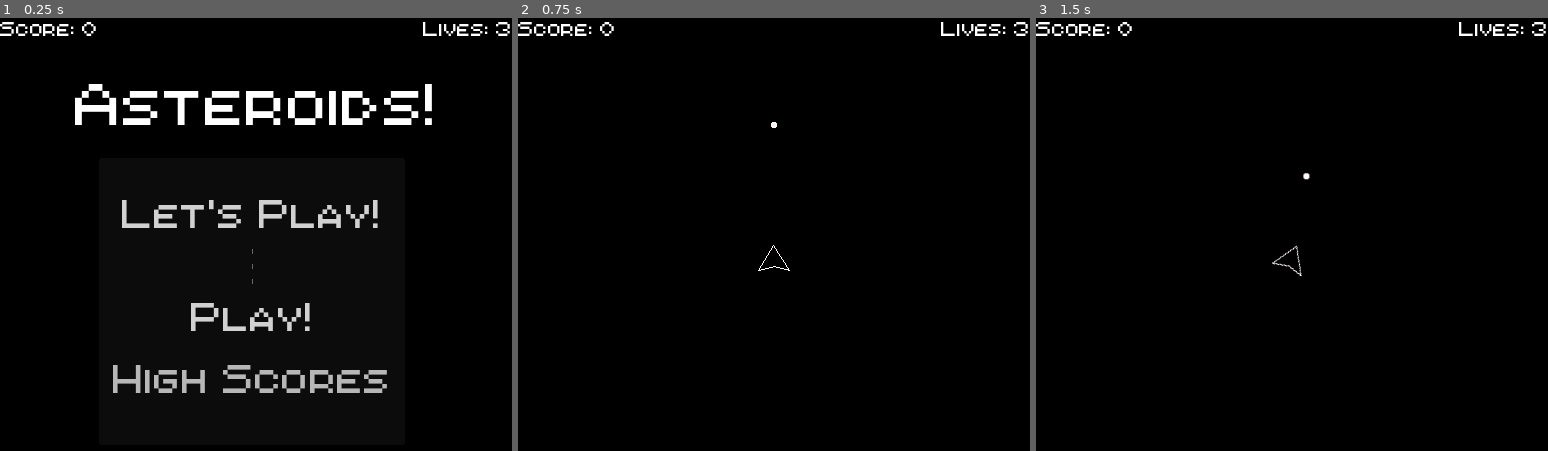
Above: before the commit, frames 1-3 (left to right).
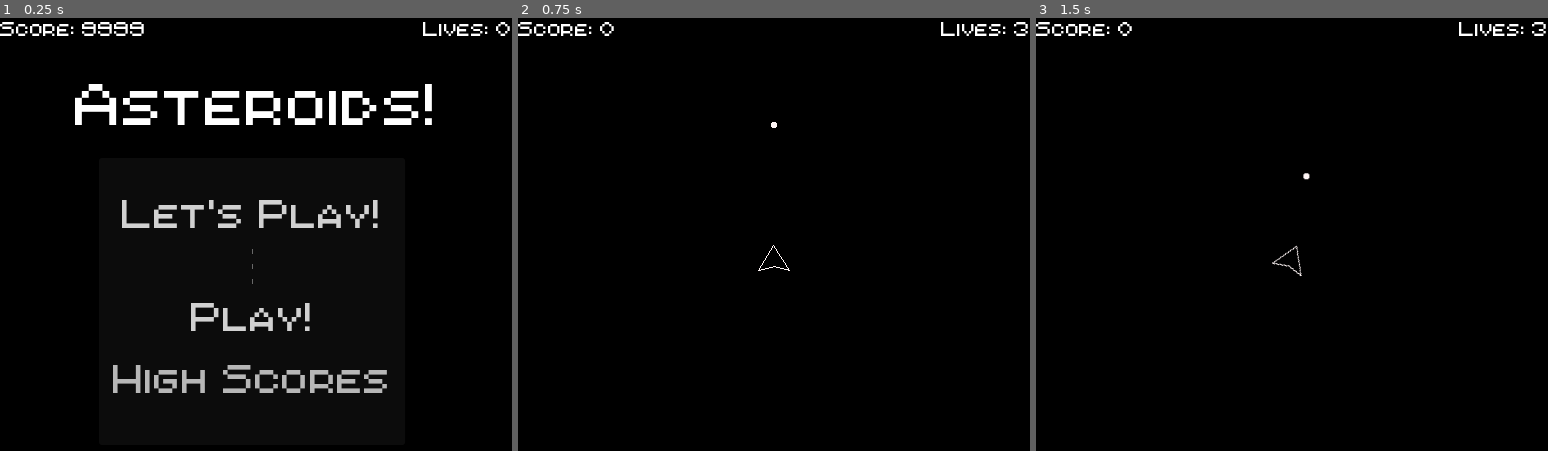
Above: after the commit, the same moments.

Repository: mgarrod193/Asteroids-Clone
Game: Godot game, scene res://Scenes/GameScene.tscn
Same seed, same stepped clock (60 frames per second), same inputs: the game is played once before the commit and once after it.
Inputs (mouse positions are in pixels of both pictures, inside the frame that each line leads up to):
- Up to frame 1 (0.25 s): no input
- Up to frame 2 (0.75 s): click "Play!" at 0.5 s
- Up to frame 3 (1.5 s): tap Enter at 1.25 s; move the mouse to (1404, 234) at 1.27 s; hold D (rotate_right) from 1.28 s (still down); click (1404, 234) at 1.35 s

The runs differ from the first frame. In frame 1, 0.3% of the frame differs, in the area x 16-100%, y 0-5%; in frame 2, nothing differs; in frame 3, nothing differs.

Commit message:
changed logic so that gamescene manages scores and lives which will update values in hud

Diff:
--- a/Scripts/Player/movement.gd
+++ b/Scripts/Player/movement.gd
@@ -10,6 +10,8 @@
 
 #margin for smoother screenwrap
 var margin := 16
+
+@onready var screen_size = get_viewport().get_visible_rect().size
 
 func _ready() -> void:
 	#Getting parent player node as CharacterBody2D to allow physics + velocity
@@ -50,6 +52,5 @@
 
 # Gets visible screen size allows player to screen wrap
 func _screen_wrap():
-	var screen_size = get_viewport().get_visible_rect().size
 	player.position.x = wrapf(player.position.x, 0, screen_size.x + margin)
 	player.position.y = wrapf(player.position.y, 0, screen_size.y + margin)
--- a/Scripts/Player/player.gd
+++ b/Scripts/Player/player.gd
@@ -2,6 +2,8 @@
 
 signal hit
 
+var _is_invulnerable = false
+
 func _on_hitbox_body_entered(body: Node2D) -> void:
 	if body.is_in_group("Asteroids"):
 		hit.emit()
--- a/Scripts/asteroid.gd
+++ b/Scripts/asteroid.gd
@@ -1,6 +1,6 @@
 extends RigidBody2D
 
-var margin_pixles = 16
+var margin_pixels = 16
 var margin
 
 #viariables for asteroid spin
@@ -15,11 +15,12 @@
 
 var current_size: Vector2
 @onready var asteroid_scene: PackedScene = preload("res://Scenes/Asteroid.tscn")
+@onready var screen_size = get_viewport().get_visible_rect().size
 
 func _ready() -> void:
 	current_size = $Sprite2D.scale
 	angular_velocity =  randf_range(min_angular_velocity, max_angular_veloctiy)
-	margin = margin_pixles * current_size.x
+	margin = margin_pixels * current_size.x
 
 func _integrate_forces(_state: PhysicsDirectBodyState2D) -> void:
 	_screen_wrap()
@@ -32,7 +33,6 @@
 
 # Gets visible screen size allows player to screen wrap
 func _screen_wrap():
-	var screen_size = get_viewport().get_visible_rect().size
 	position.x = wrapf(position.x, 0, screen_size.x + margin)
 	position.y = wrapf(position.y, 0, screen_size.y + margin)
 
--- a/Scripts/game_scene.gd
+++ b/Scripts/game_scene.gd
@@ -4,6 +4,9 @@
 
 const min_asteroid_velocity := 10.0
 const max_asteroid_velocity := 75.0
+
+var lives := 3
+var score := 0
 
 @onready var hud = $HUD
 @onready var menu = $Menus
@@ -16,6 +19,7 @@
 
 #called when play button pressed
 func start_game():
+	hud.reset_lives_and_score(lives,score)
 	get_tree().call_group("Asteroids", "queue_free")
 	menu.hide()
 	player.position = starting_pos
@@ -49,8 +53,10 @@
 
 
 func _on_player_hit() -> void:
-	hud.Lose_Life()
+	lives -= 1
+	hud.lose_life(lives)
 	player.position = starting_pos
 
 func asteroid_destroyed(scoreincrease: int):
-	hud.Increase_Score(scoreincrease)
+	score += scoreincrease
+	hud.update_score(score)
--- a/Scripts/hud.gd
+++ b/Scripts/hud.gd
@@ -1,31 +1,23 @@
 extends CanvasLayer
 
-var score := 0
 var score_text
-
-var lives := 3
 var lives_text
 
 # Called when the node enters the scene tree for the first time.
 func _ready() -> void:
 	score_text = $ScoreText
 	lives_text = $LivesText
-	Reset_Score_and_lives()
 
 #Increase score by set amount and updates text
-func Increase_Score(IncreaseScore: int):
-	score += IncreaseScore
+func update_score(score: int):
 	score_text.set_text("Score: " + str(score))
 
 #reduces players lives and updates text
-func Lose_Life():
-	lives -= 1
+func lose_life(lives: int):
 	lives_text.set_text("Lives: " + str(lives))
 
 #resets score and lives values back to default
-func Reset_Score_and_lives():
-	score = 0
+func reset_lives_and_score(lives: int, score: int):
 	score_text.set_text("Score: " + str(score))
 
-	lives = 3
 	lives_text.set_text("Lives: " + str(lives))
